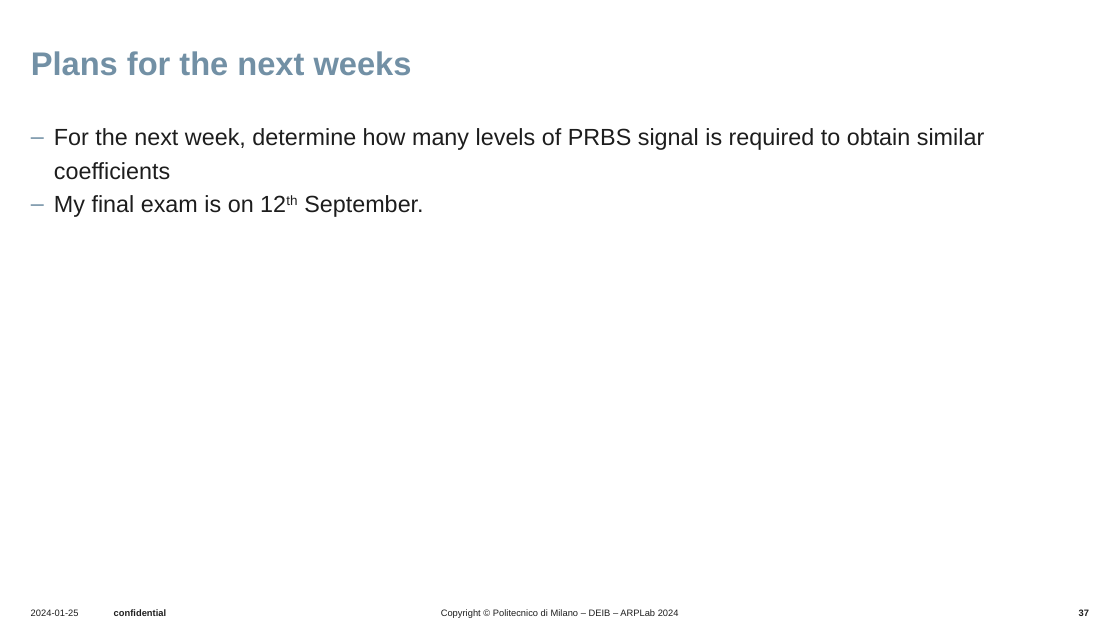
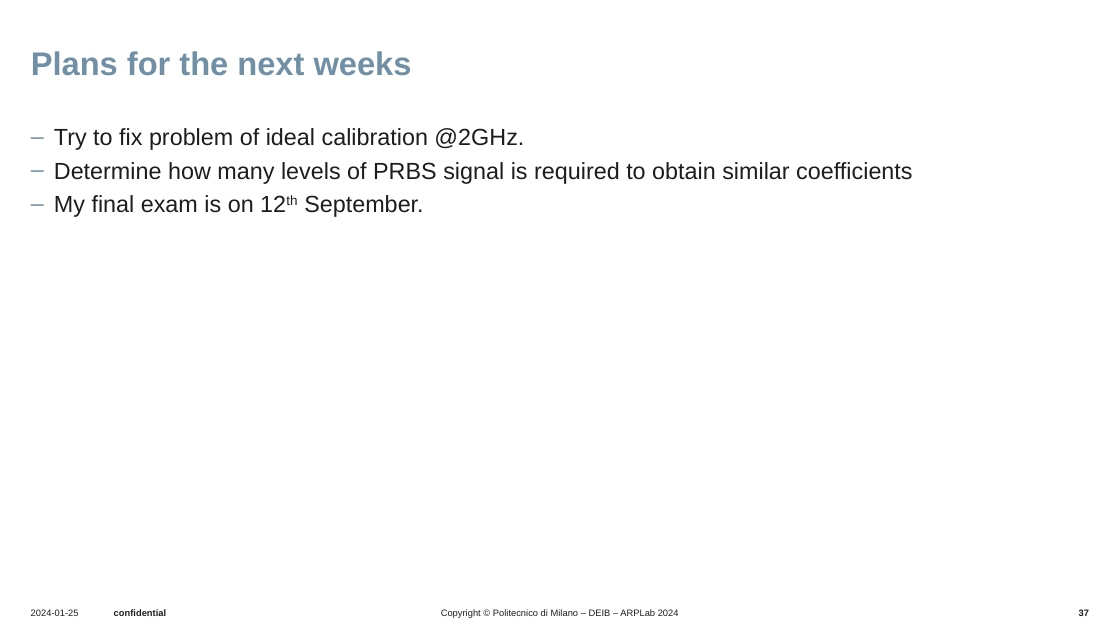
Before and after one commit to UseProxy305/thesisWork, a slide deck: slide 37 of Presentations/presentation5_4_sep/20250904_bi.pptx. Drawn at 1120x630 pixels with LibreOffice and Linux fonts; fonts in the diff are those of the drawing; background and template pictures are left out. Boxes give left, top, right and bottom in pixels: in the first picture for what was removed or moved away, otherwise in the second. Text is boxed around its words. In the diff, an @@ line names an element or a change of style, - is before the commit and + after.

```diff
--- a/Presentations/presentation5_4_sep/20250904_bi.pptx
+++ b/Presentations/presentation5_4_sep/20250904_bi.pptx
@@ text at [54, 128, 912, 184]: text changed @@
-‒ For the next week, determine how many levels of PRBS signal is required to obtain similar coefficients
+‒ Try to fix problem of ideal calibration @2GHz.
+‒ Determine how many levels of PRBS signal is required to obtain similar coefficients
```
Also in this commit, not shown: 4 other slides changed.
